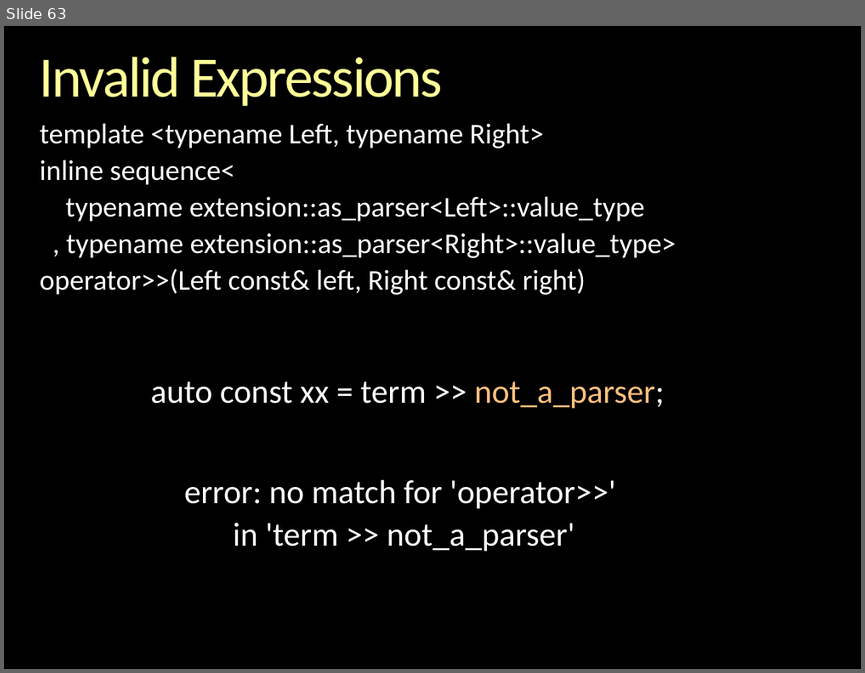
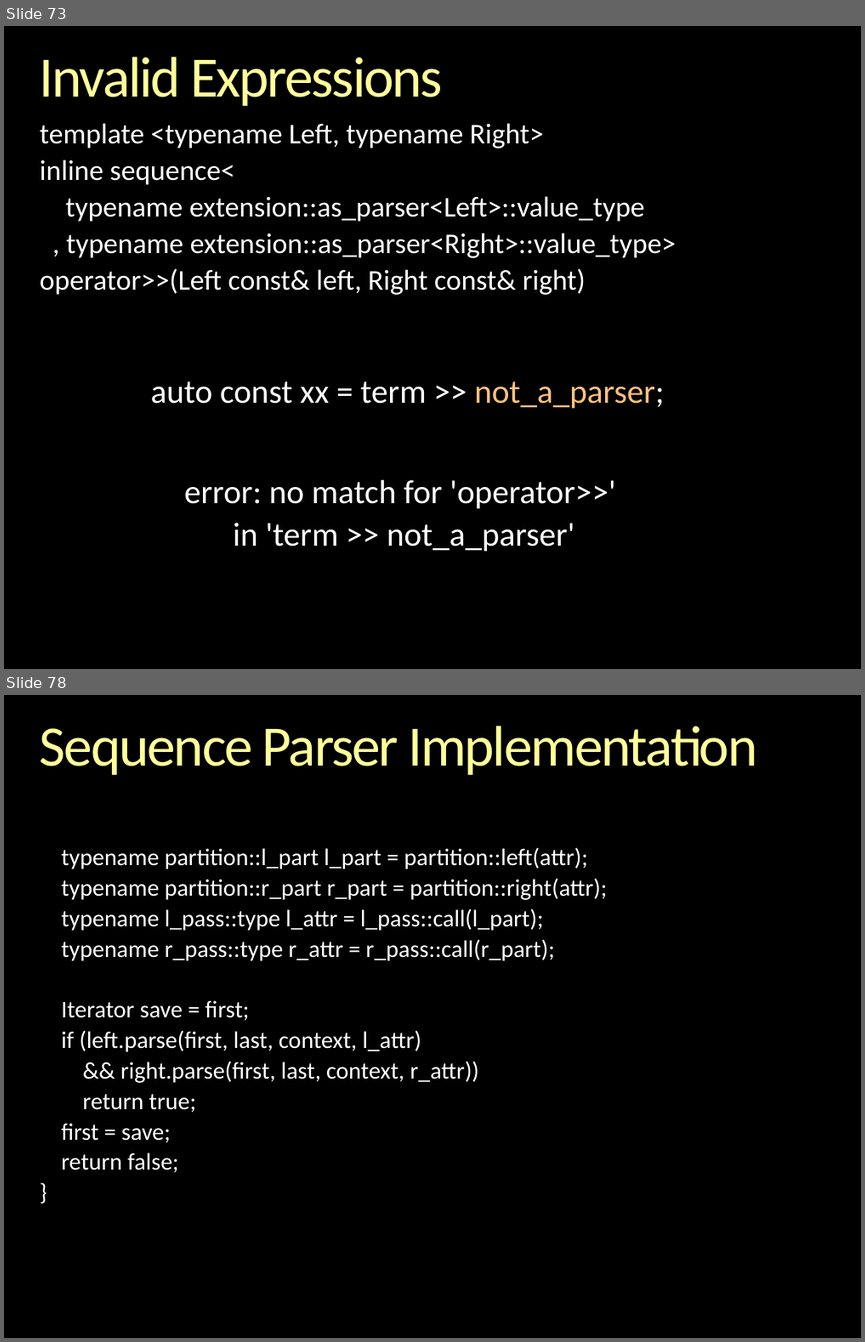
Before and after one commit to boostorg/spirit, a slide deck: libs/spirit/doc/cppnow_2013/Inside Spirit X3.pptx. Shown one above the other, each under a label of ours: slide 63 before the commit, slides 73 and 78 after it; the slides between them are not shown. The pictures are 865x673 and 865x1342 pixels, drawn with LibreOffice and Linux fonts; fonts in the diff are those of the drawing; background and template pictures are left out. Boxes give left, top, right and bottom in pixels: in the first picture for what was removed or moved away, otherwise in the second. Text is boxed around its words. In the diff, an @@ line names an element or a change of style, - is before the commit and + after.

```diff
--- a/libs/spirit/doc/cppnow_2013/Inside Spirit X3.pptx
+++ b/libs/spirit/doc/cppnow_2013/Inside Spirit X3.pptx
@@ slide 78 added at <box>4,695,861,1338</box>, background picture (left out) @@
@@ title added at <box>40,726,757,775</box>, 48 pt, text gradient #FFFFB9 to #FFFF99 to #F6AE1E @@
+Sequence Parser Implementation
@@ text added at <box>61,847,607,1173</box>, 20 pt, text #FFFFFF @@
+typename partition::l_part l_part = partition::left(attr);
+typename partition::r_part r_part = partition::right(attr);
+typename l_pass::type l_attr = l_pass::call(l_part);
+typename r_pass::type r_attr = r_pass::call(r_part);
+Iterator save = first;
+if (left.parse(first, last, context, l_attr)
+&& right.parse(first, last, context, r_attr))
+return true;
+first = save;
+return false;
+}
@@ what was slide 63 is now slide 73 @@
```
Also in this commit, not shown: 1 slide changed, 24 other slides added.
